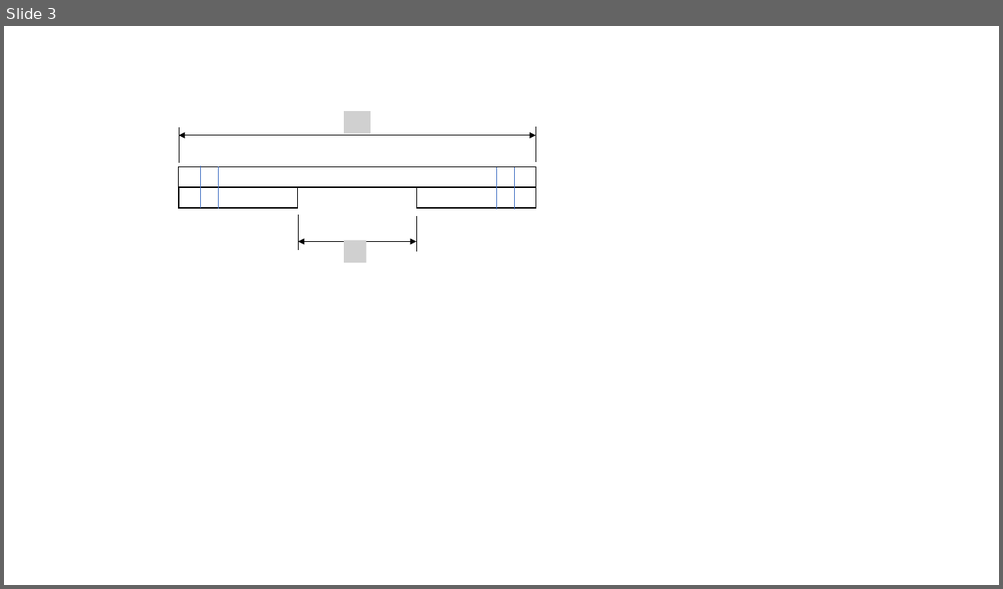
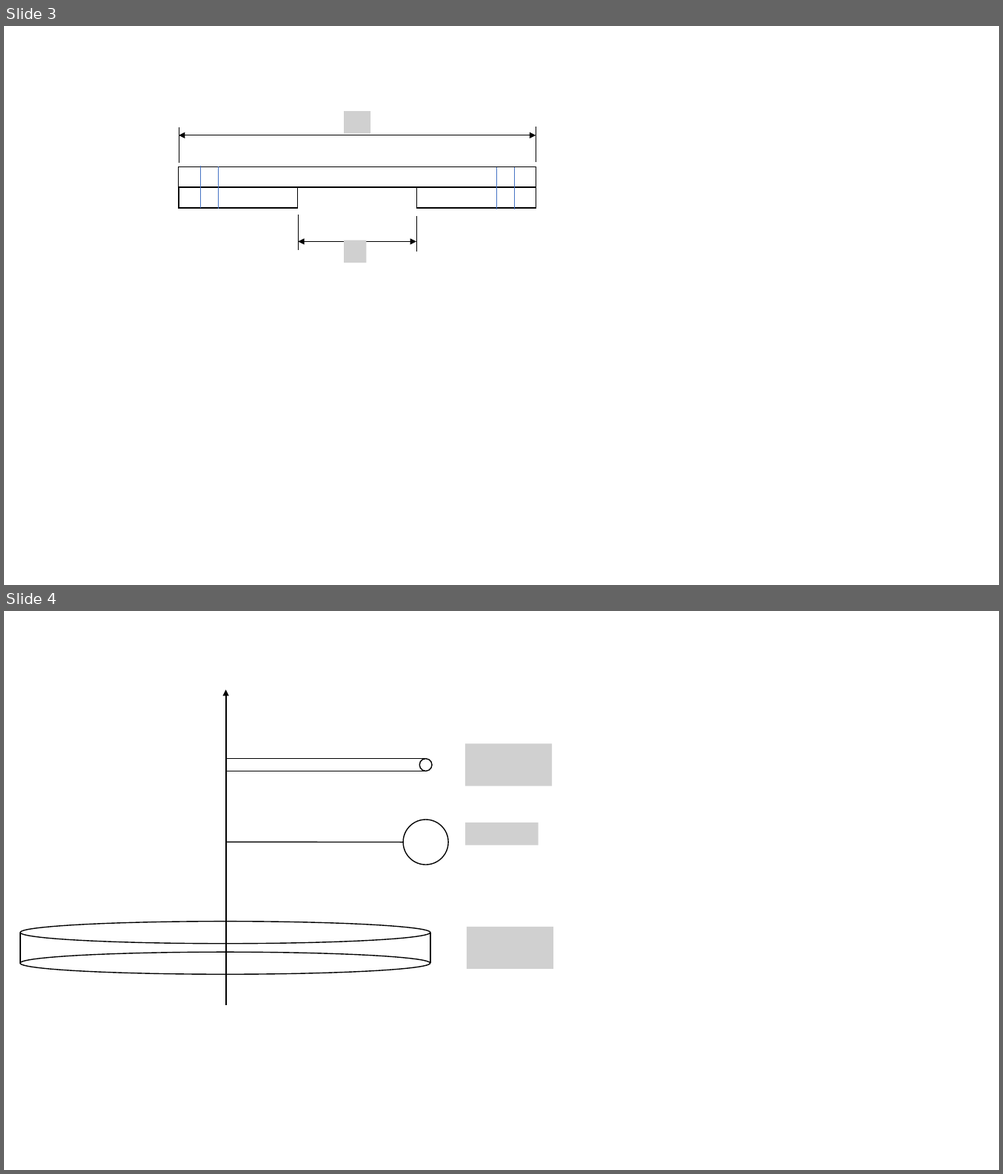
Before and after one commit to wonho13/work, a slide deck: 기술사/PE/그림.pptx. Shown one above the other, each under a label of ours: slide 3 before the commit, slides 3 and 4 after it. The pictures are 1003x589 and 1003x1174 pixels, drawn with LibreOffice and Linux fonts; fonts in the diff are those of the drawing; grey boxes stand for pictures. Boxes give left, top, right and bottom in pixels: in the first picture for what was removed or moved away, otherwise in the second. Text is boxed around its words. In the diff, an @@ line names an element or a change of style, - is before the commit and + after.

```diff
--- a/기술사/PE/그림.pptx
+++ b/기술사/PE/그림.pptx
@@ slide 4 added at (x1=4, y1=611, x2=999, y2=1170), background #FFFFFF @@
@@ arrow added from (225, 1005) to (225, 690), #000000 1.5 pt @@
@@ picture added at (x1=465, y1=743, x2=552, y2=786) @@
@@ rectangle added at (x1=225, y1=759, x2=427, y2=772), outline #000000 1 pt @@
@@ ellipse added at (x1=420, y1=759, x2=432, y2=772), fill #FFFFFF, outline #000000 1 pt @@
@@ ellipse added at (x1=403, y1=820, x2=449, y2=866), outline #000000 1 pt @@
@@ picture added at (x1=465, y1=823, x2=538, y2=846) @@
@@ line added from (403, 843) to (225, 843), #000000 1 pt @@
@@ ellipse added at (x1=20, y1=921, x2=431, y2=944), outline #000000 1 pt @@
@@ line added from (20, 933) to (20, 963), #000000 1 pt @@
@@ line added from (430, 933) to (430, 964), #000000 1 pt @@
@@ picture added at (x1=466, y1=926, x2=553, y2=969) @@
@@ ellipse added at (x1=20, y1=953, x2=431, y2=975), outline #000000 1 pt @@
```
Also in this commit, not shown: 1 slide changed, 4 other slides added, 6 other files.
